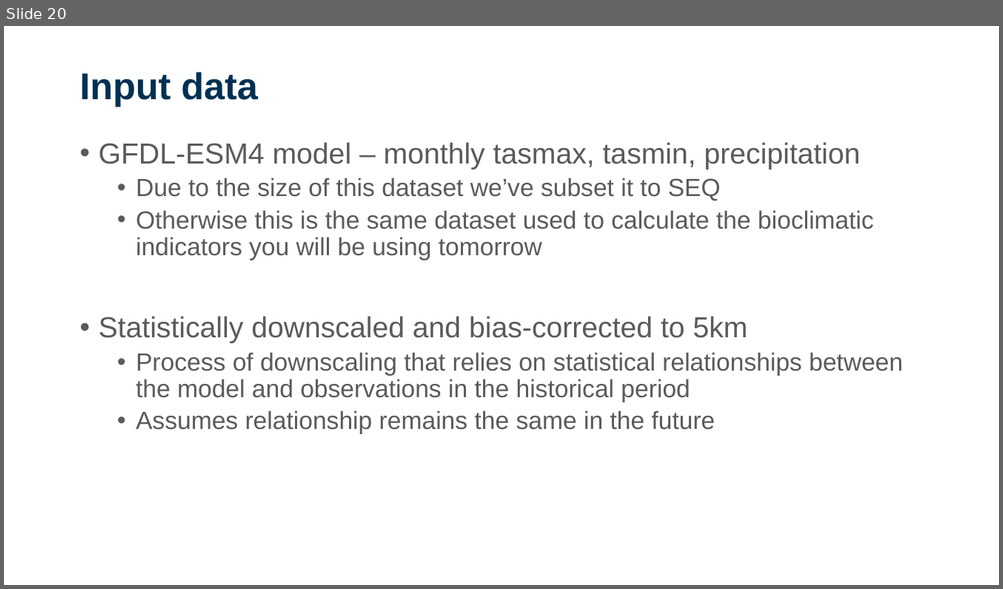
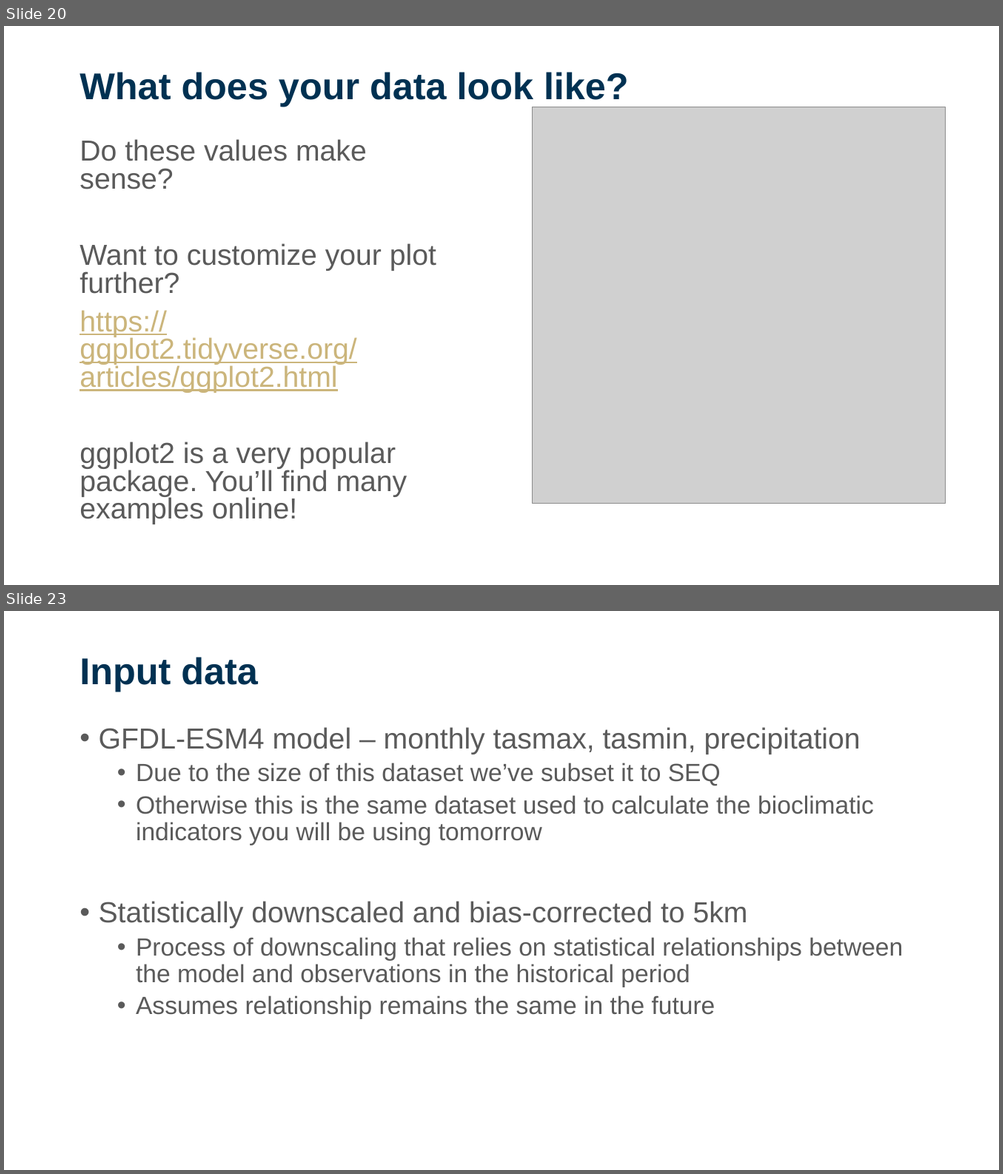
Before and after one commit to sdesrosiers1989/ICCB_Projections, a slide deck: ICCB2025_Session2_ClimateProjections.pptx. Shown one above the other, each under a label of ours: slide 20 before the commit, slides 20 and 23 after it; the slides between them are not shown. The pictures are 1003x589 and 1003x1174 pixels, drawn with LibreOffice and Linux fonts; fonts in the diff are those of the drawing; grey boxes stand for pictures; background and template pictures are left out. Boxes give left, top, right and bottom in pixels: in the first picture for what was removed or moved away, otherwise in the second. Text is boxed around its words. In the diff, an @@ line names an element or a change of style, - is before the commit and + after.

Commit message:
Updated powerpoint with images

```diff
--- a/ICCB2025_Session2_ClimateProjections.pptx
+++ b/ICCB2025_Session2_ClimateProjections.pptx
@@ slide 20 added at (4,26,999,585), background picture (left out) @@
@@ title added at (79,72,629,107), 36 pt, text #003152, bold @@
+What does your data look like?
@@ picture added at (532,107,945,504) @@
@@ text added at (79,139,436,525), 28 pt, text #5A5A5A @@
+Do these values make sense?
+Want to customize your plot further?
+https://ggplot2.tidyverse.org/articles/ggplot2.html
+ggplot2 is a very popular package. You’ll find many examples online!
@@ what was slide 20 is now slide 23 @@
```
Also in this commit, not shown: 6 slides changed, 3 other slides added.
